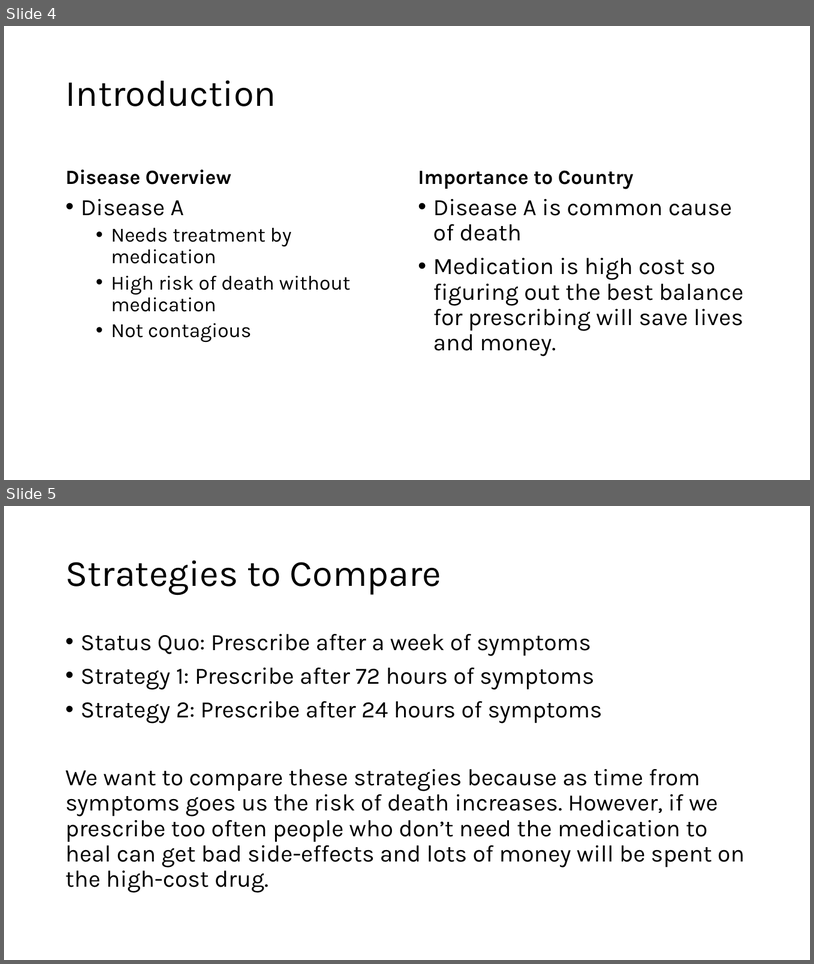
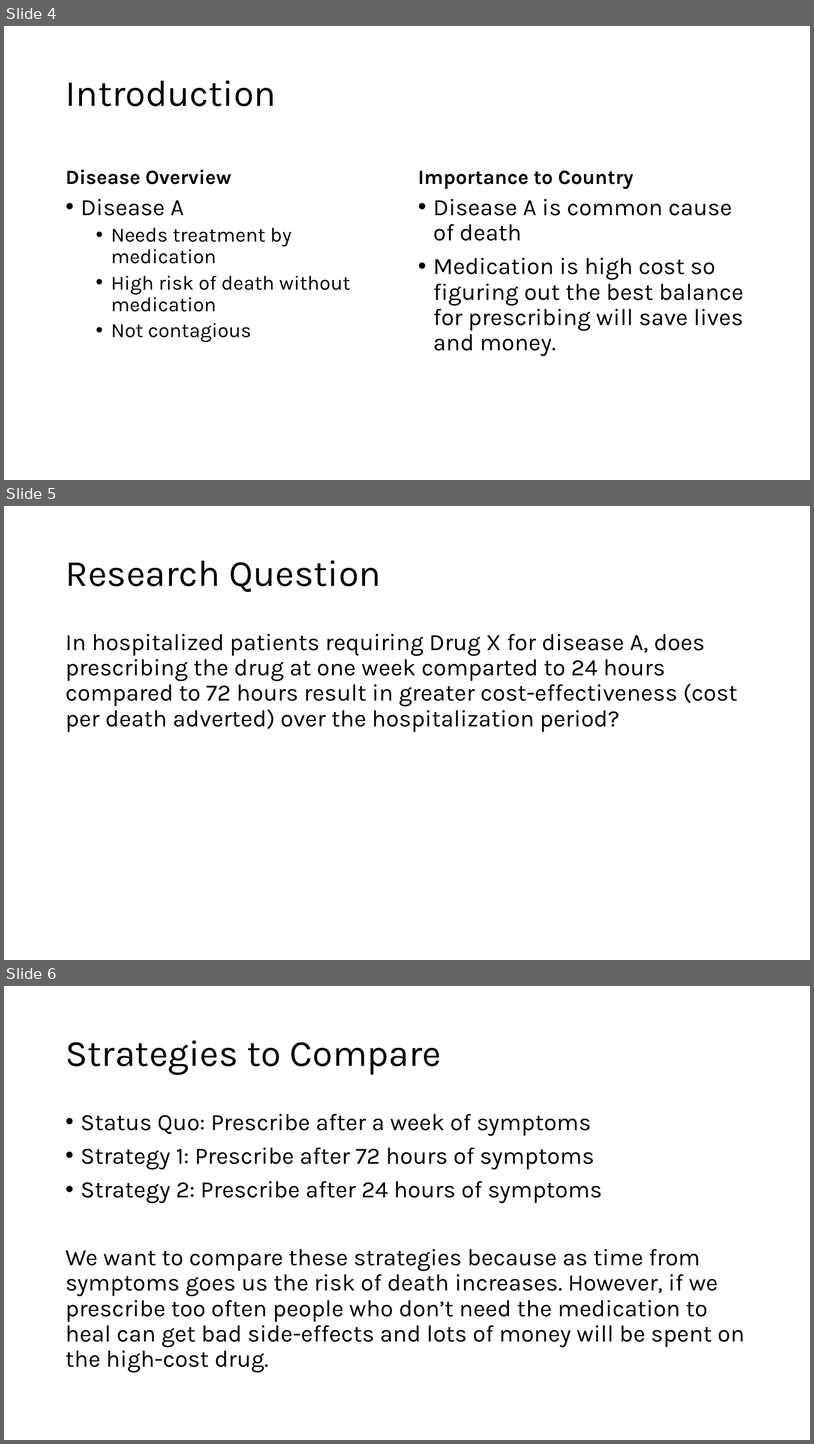
Before and after one commit to geratcliff/vital-2026-Cebu, a slide deck: docs/media/inital-presentation.pptx. Shown one above the other, each under a label of ours: slides 4 and 5 before the commit, slides 4, 5 and 6 after it. The pictures are 814x964 and 814x1444 pixels, drawn with LibreOffice and Linux fonts; fonts in the diff are those of the drawing. Boxes give left, top, right and bottom in pixels: in the first picture for what was removed or moved away, otherwise in the second. Text is boxed around its words. In the diff, an @@ line names an element or a change of style, - is before the commit and + after.

```diff
--- a/docs/media/inital-presentation.pptx
+++ b/docs/media/inital-presentation.pptx
@@ slide 5 added at <box>4,506,810,960</box>, background #FFFFFF @@
@@ title added at <box>65,560,381,592</box>, 44 pt, text #000000 @@
+Research Question
@@ text added at <box>65,634,738,732</box>, 28 pt, text #000000 @@
+In hospitalized patients requiring Drug X for disease A, does prescribing the drug at one week comparted to 24 hours compared to 72 hours result in greater cost-effectiveness (cost per death adverted) over the hospitalization period?
@@ what was slide 5 is now slide 6 @@
```
Also in this commit, not shown: 2 slides changed, 1 other slide added, 20 other files.
